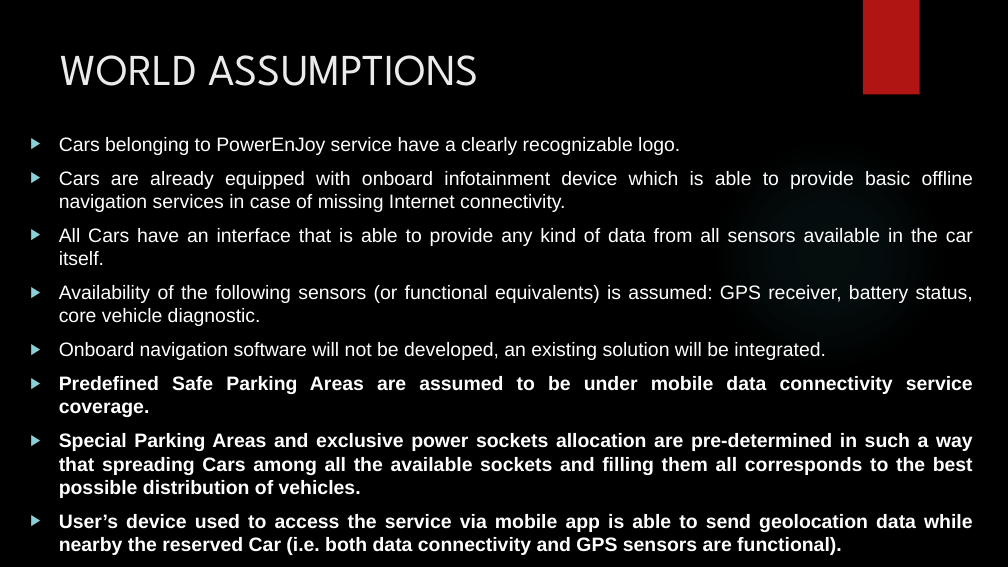
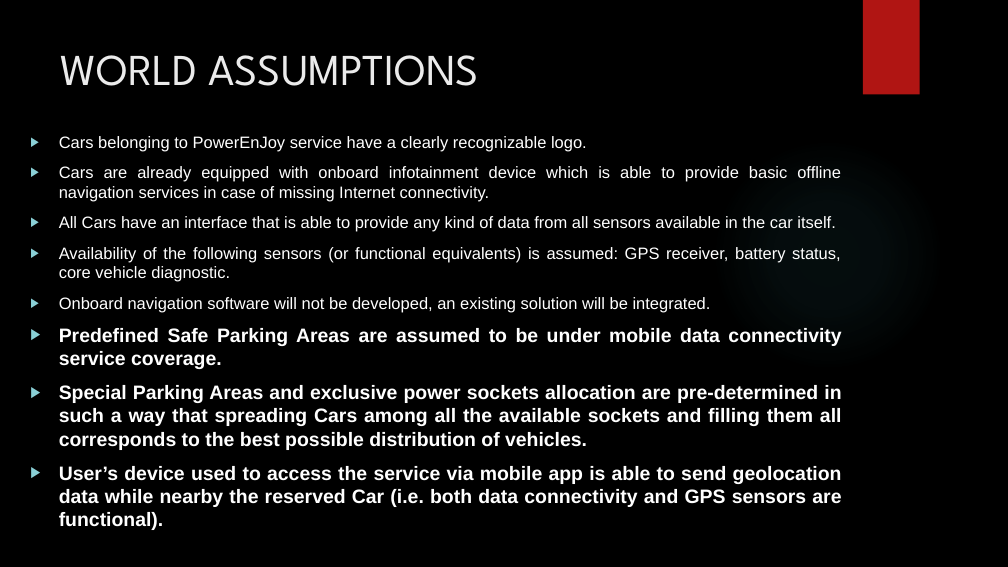
Before and after one commit to EdoardoZ/SoftEng2, a slide deck: slide 4 of RASD/Slideshow/rasd_show-anime.pptx (slide 2 before the commit). Drawn at 1008x567 pixels with LibreOffice and Linux fonts; fonts in the diff are those of the drawing; background and template pictures are left out. Boxes give left, top, right and bottom in pixels: in the first picture for what was removed or moved away, otherwise in the second. Text is boxed around its words. In the diff, an @@ line names an element or a change of style, - is before the commit and + after.

```diff
--- a/RASD/Slideshow/rasd_show-anime.pptx
+++ b/RASD/Slideshow/rasd_show-anime.pptx
@@ text at (59,136,841,312): size 18.5 to 15.7 pt in "Cars belonging to PowerEnJoy service have a ...", "Cars are already equipped with onboard infotainment ...", "All Cars have an interface that is ...", "Availability of the following sensors (or functional ..." and 1 more places @@
```
Also in this commit, not shown: 2 other slides changed, 1 other file.
